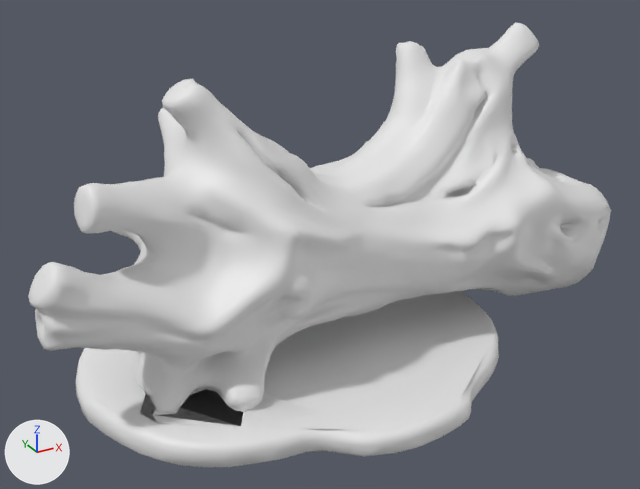
The glTF model static/assets/props/driftwood.glb: old version first, new version second.
Both versions are drawn from a 50 mm camera at (-1.255, -2.157, 0.971) aimed at (-0.073, -0.009, -0.103). The lights are fixed; the arrows at lower left show +X, +Y and +Z. The first picture is the older version. Materials are left out; every surface is plain grey. Where no turn or scale is listed for an object, it has been applied to the vertices. Vertices at exactly the same position are counted once.

Names of what the first picture shows: '0'.
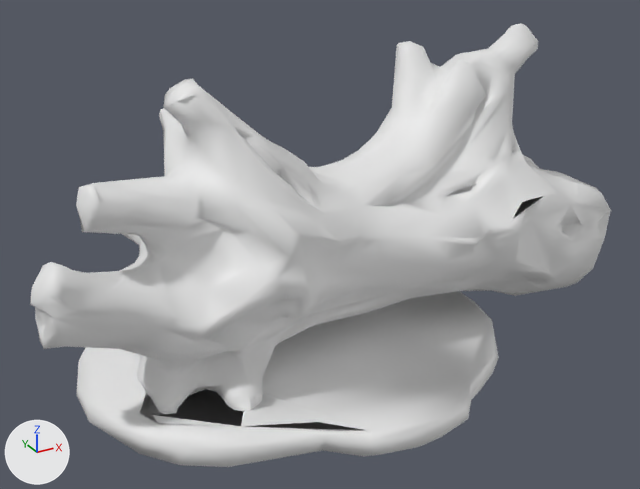
Where the newer file only moved an object's origin or applied its transform, the numbers keep the older frame.

What changed in the scene script:
```text
Change me_gltf:
    used by ob_0; location = (0.0, 0.0, 0.0)
    remove me_gltf.from_pydata(...)  # 5262 vertices, 10524 faces; spans x -0.95..0.95, y -0.59..0.6, z -0.46..0.46
    add me_gltf.from_pydata(...)  # 1314 vertices, 2626 faces; spans x -0.95..0.95, y -0.59..0.59, z -0.46..0.46
    me_gltf part 1: 1 vertex moved within x 0.46, y 0.19, z -0.17; 3948 vertices removed from x -0.95..0.95, y -0.59..0.6, z -0.46..0.46
```

Pixel boxes (x1, y1, x2, y2) of what changed, in the pictures (640 x 489 px):
'0', reshaped: before (28, 22, 611, 467); after (30, 23, 611, 467)
part 1 of me_gltf, cut back: before (28, 22, 611, 467)
